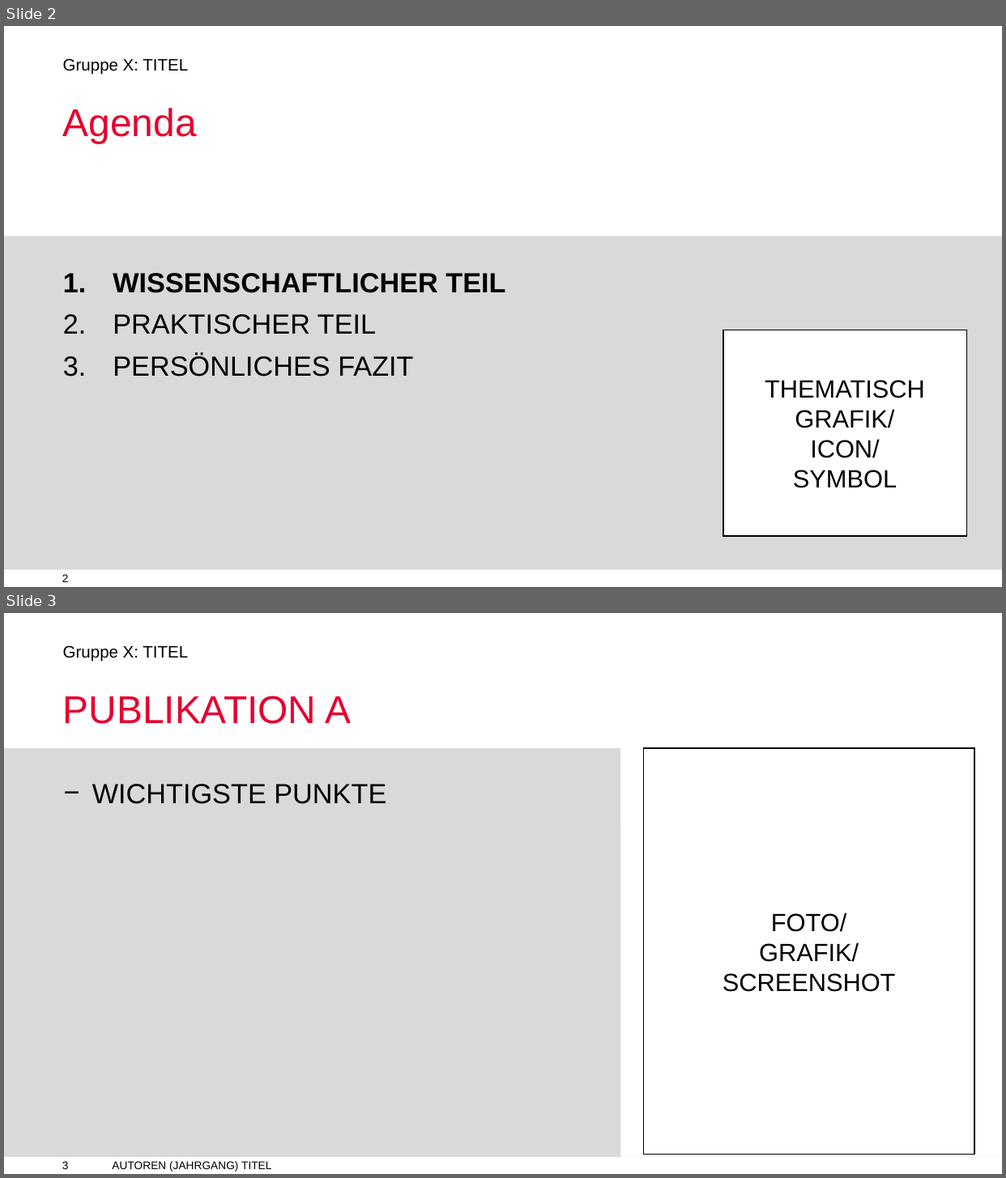
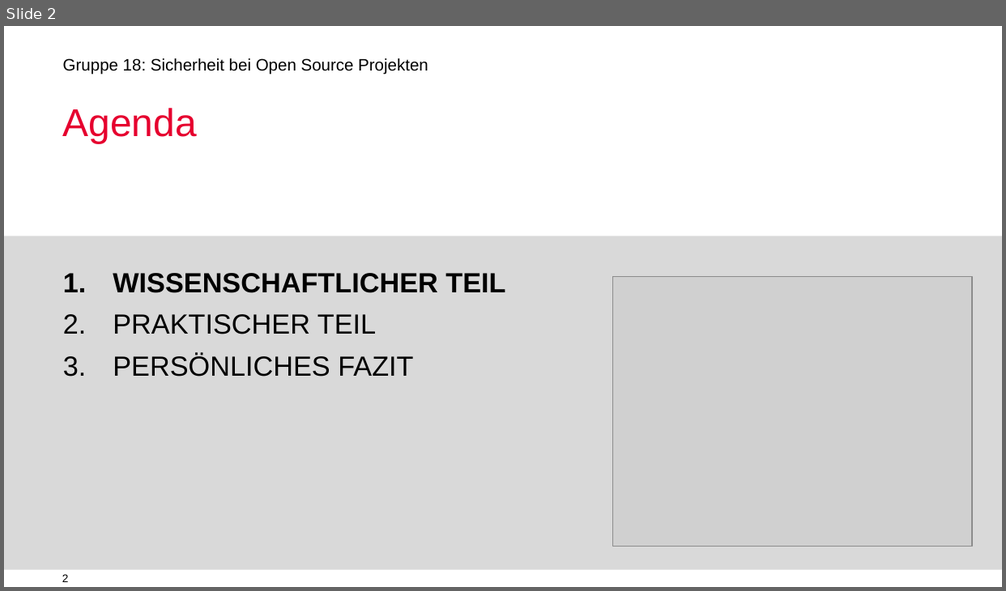
Before and after one commit to jimyouare/digitalenachhaltigkeit, a slide deck: Vortrag/VORLAGE Gruppenpraesentationen(1).pptx. Shown one above the other, each under a label of ours: slides 2 and 3 before the commit, slide 2 after it. The pictures are 1006x1178 and 1006x591 pixels, drawn with LibreOffice and Linux fonts; fonts in the diff are those of the drawing; grey boxes stand for pictures; background and template pictures are left out. Boxes give left, top, right and bottom in pixels: in the first picture for what was removed or moved away, otherwise in the second. Text is boxed around its words. In the diff, an @@ line names an element or a change of style, - is before the commit and + after.

```diff
--- a/Vortrag/VORLAGE Gruppenpraesentationen(1).pptx
+++ b/Vortrag/VORLAGE Gruppenpraesentationen(1).pptx
@@ slide 3 removed at [4,613,1002,1174], background #FFFFFF; not listed: 3 template elements that a slide beside it also shows @@
@@ title removed at [63,696,351,724] @@
-PUBLIKATION A
@@ rectangle removed at [4,747,620,1157] @@
@@ rectangle removed at [620,747,1002,1157] @@
@@ rectangle removed at [644,749,975,1155] @@
-FOTO/
-GRAFIK/
-SCREENSHOT
@@ text removed at [92,784,386,804] @@
-− WICHTIGSTE PUNKTE
@@ text removed at [112,1161,271,1172] @@
-AUTOREN (JAHRGANG) TITEL
@@ slide 2 changed as well @@
@@ text at [63,58,428,75]: text changed @@
-Gruppe X: TITEL
+Gruppe 18: Sicherheit bei Open Source Projekten
@@ picture added at [613,276,972,546] @@
@@ rectangle removed at [722,331,966,536] @@
-THEMATISCH GRAFIK/
-ICON/
-SYMBOL
```
Also in this commit, not shown: 3 other slides changed, 10 slides added, 6 other slides removed, 5 other files.
